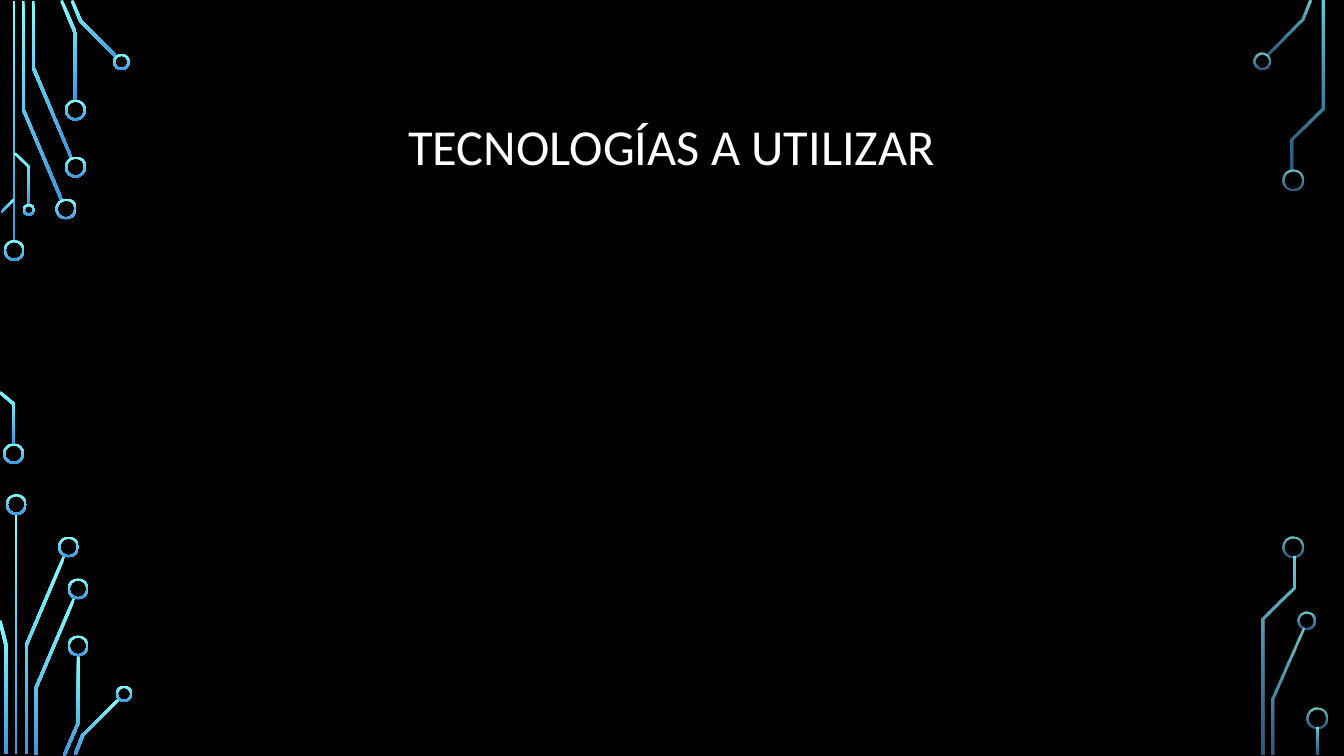
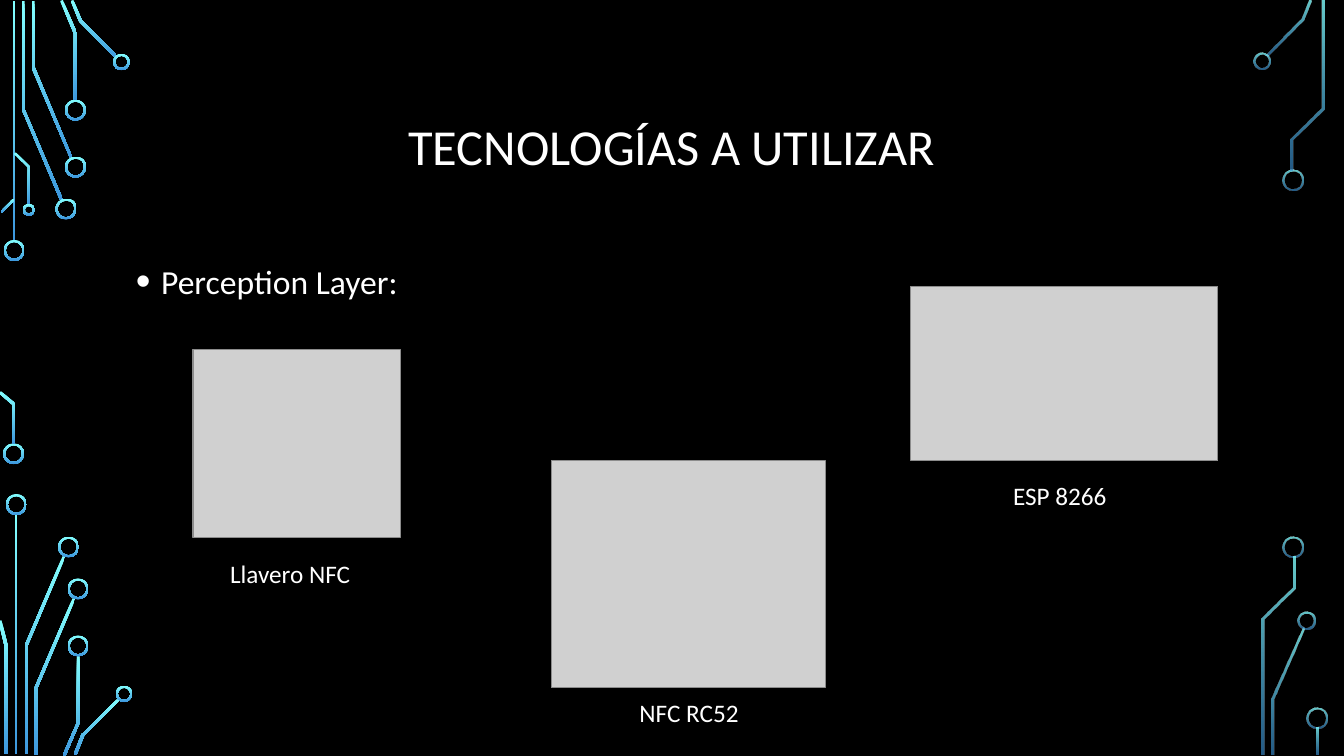
Before and after one commit to ByVerduXx/ControlAforo, a slide deck: slide 8 of Control de aforo.pptx. Drawn at 1344x756 pixels with LibreOffice and Linux fonts; fonts in the diff are those of the drawing; grey boxes stand for pictures; background and template pictures are left out. Boxes give left, top, right and bottom in pixels: in the first picture for what was removed or moved away, otherwise in the second. Text is boxed around its words. In the diff, an @@ line names an element or a change of style, - is before the commit and + after.

```diff
--- a/Control de aforo.pptx
+++ b/Control de aforo.pptx
@@ text added at [161,271,398,300], 24 pt, text #373737 @@
+• Perception Layer:
@@ picture added at [911,286,1218,461] @@
@@ picture added at [193,350,400,537] @@
@@ picture added at [552,461,826,688] @@
@@ text added at [1013,487,1106,506], 18 pt, text #373737 @@
+ESP 8266
@@ text added at [230,565,350,583], 18 pt, text #373737 @@
+Llavero NFC
@@ text added at [639,705,738,722], 18 pt, text #373737 @@
+NFC RC52
```
Also in this commit, not shown: 9 other slides changed, 3 slides added, 1 slide removed, 1 other file.
